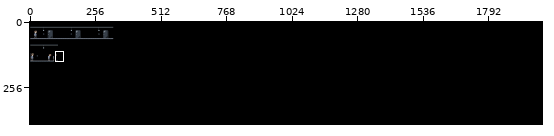
File history of a pixel-art file, art/mockup3.aseprite. The first picture is a wide view before the edit; the outline marks the close-up.
Close-up. Before the edit:
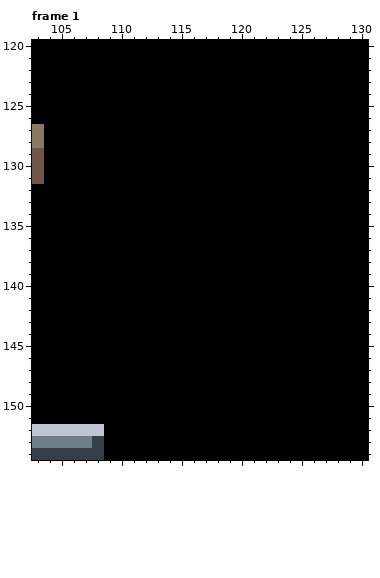
2000x400 pixels, 4 frames. Shown: frame 1: x 103..130, y 120..154.
And afterwards:
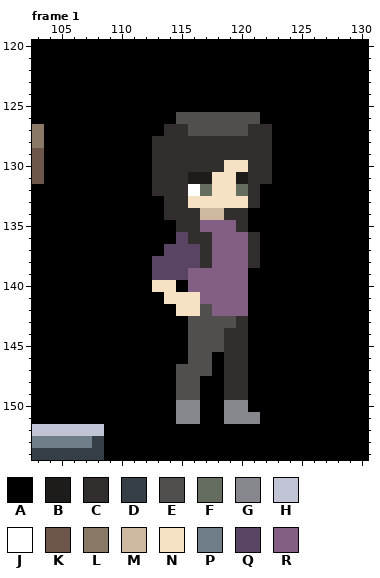
Palette (. is transparent): A #000000  B #1e1c1a  C #312e2d  D #363e48  E #504f4d  F #656e5e  G #86888d  H #c1c4d5  J #ffffff  K #6e564b  L #897965  M #ceb9a0  N #f7e1c5  P #707e89  Q #594563  R #835f85
The exact change:
Frame 1, layer "chars":
Colour B replaces colour A in row 131 at x 116 to 117 and 120.
Colour C replaces colour A in row 127 at x 114 to 115 and 121 to 122; in rows 128 to 129 at x 113 to 122; in row 130 at x 113 to 118 and 121 to 122; in row 131 at x 113 to 115 and 121 to 122; in row 132 at x 113 to 115 and 121; in row 133 at x 114 to 115 and 121.
Colour C replaces colour A in row 134 at x 114 to 116 and 119 to 120; in row 135 at x 115 to 116 and 120; in row 136 at x 116 to 117 and 121; in rows 137 to 138 at x 117 and 121; in row 143 at x 120; in rows 144 to 149 at x 119 to 120.
Colour E replaces colour A in row 126 at x 115 to 121; in row 127 at x 116 to 120; in row 142 at x 117; in row 143 at x 116 to 119; in rows 144 to 145 at x 116 to 118; in row 146 at x 116 to 117.
Colour E replaces colour A in row 147 at x 115 to 117; in rows 148 to 149 at x 115 to 116.
Colour F replaces colour A in row 132 at x 117 and 120.
Colour G replaces colour A in row 150 at x 115 to 116 and 119 to 120; in row 151 at x 115 to 116 and 119 to 121.
Colour J replaces colour A in row 132 at x 116.
Colour M replaces colour A in row 134 at x 117 to 118.
Colour N replaces colour A in row 130 at x 119 to 120; in rows 131 to 132 at x 118 to 119; in row 133 at x 116 to 120; in row 140 at x 113 to 114; in row 141 at x 114 to 116; in row 142 at x 115 to 116.
Colour Q replaces colour A in row 136 at x 115; in row 137 at x 114 to 116; in row 138 at x 113 to 116; in row 139 at x 113 to 115.
Colour R replaces colour A in row 135 at x 117 to 119; in rows 136 to 138 at x 118 to 120; in rows 139 to 140 at x 116 to 120; in row 141 at x 117 to 120; in row 142 at x 118 to 120.
Changed places in both close-ups, as pixel boxes (x1, y1, x2, y2):
changed: (152, 112, 272, 424)
